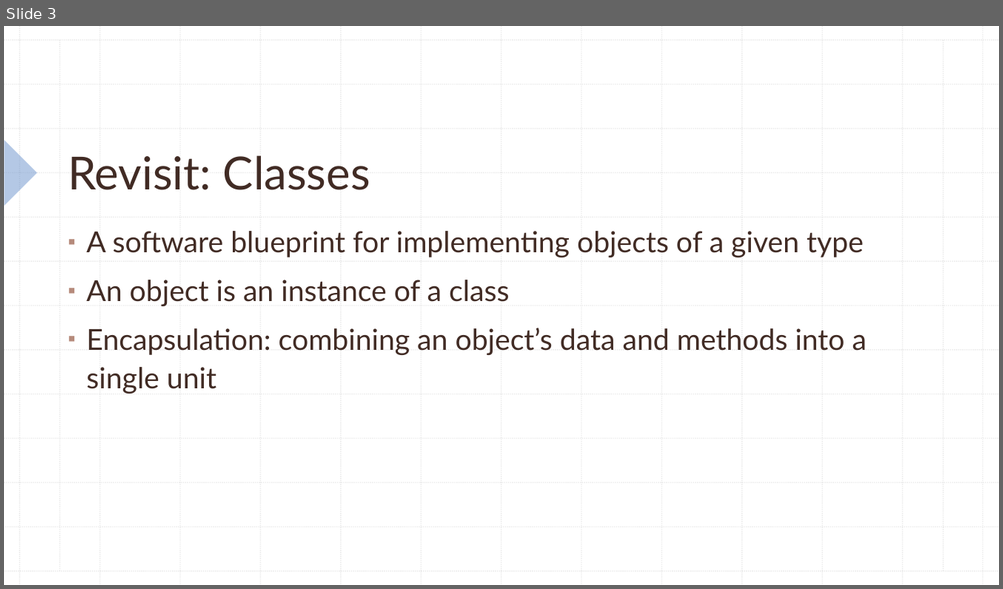
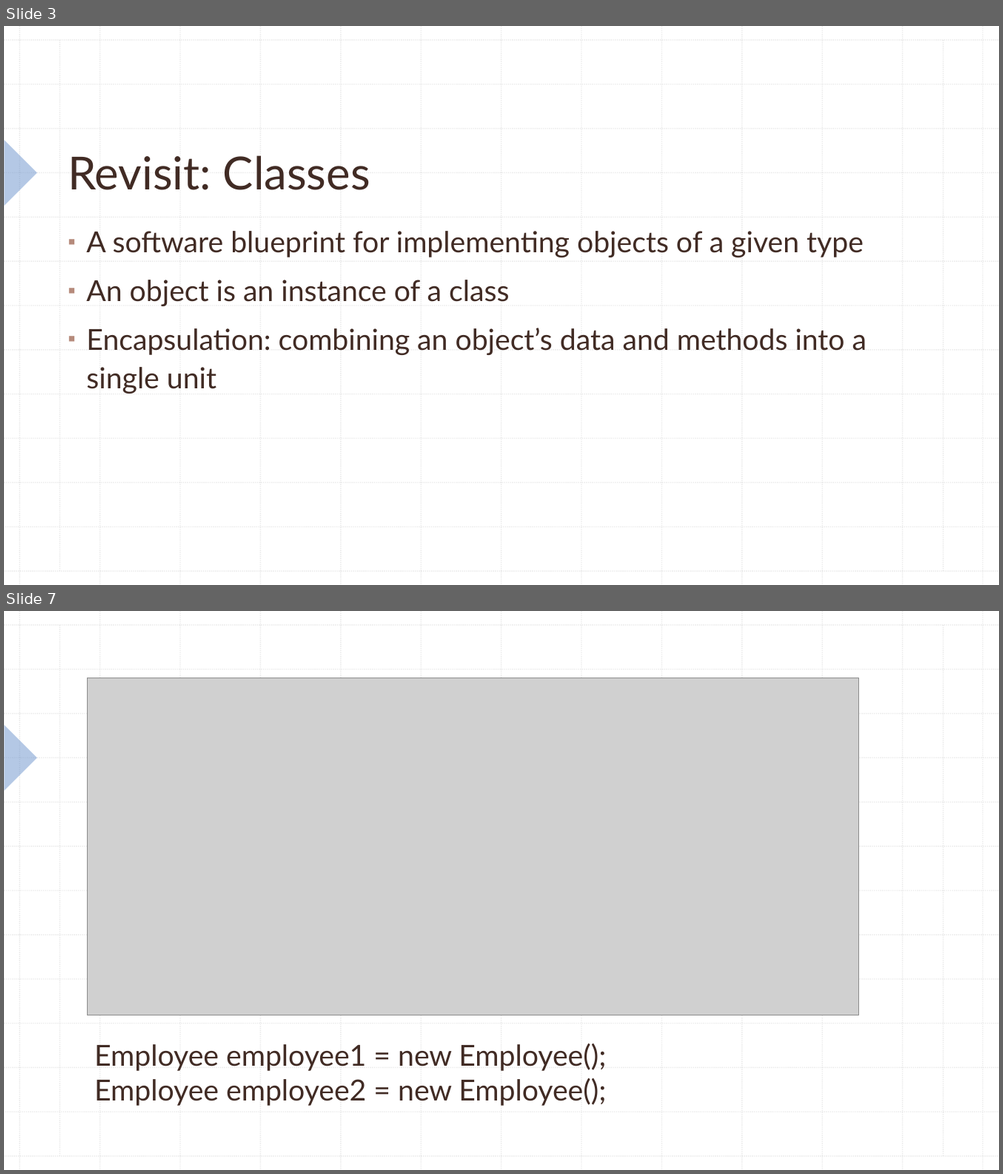
Before and after one commit to KarinaSang/Teaching, a slide deck: AP Java/Week3/Week3.pptx. Shown one above the other, each under a label of ours: slide 3 before the commit, slides 3 and 7 after it; the slides between them are not shown. The pictures are 1003x589 and 1003x1174 pixels, drawn with LibreOffice and Linux fonts; fonts in the diff are those of the drawing; grey boxes stand for pictures. Boxes give left, top, right and bottom in pixels: in the first picture for what was removed or moved away, otherwise in the second. Text is boxed around its words. In the diff, an @@ line names an element or a change of style, - is before the commit and + after.

```diff
--- a/AP Java/Week3/Week3.pptx
+++ b/AP Java/Week3/Week3.pptx
@@ slide 7 added at [4, 611, 999, 1170], background #FFFFFF; not listed: 29 template elements that a slide beside it also shows @@
@@ picture added at [87, 678, 859, 1016] @@
@@ title added at [94, 1044, 606, 1106], 28 pt, text #412B24 @@
+Employee employee1 = new Employee();
+Employee employee2 = new Employee();
```
Also in this commit, not shown: 27 other slides added, 6 other files.
